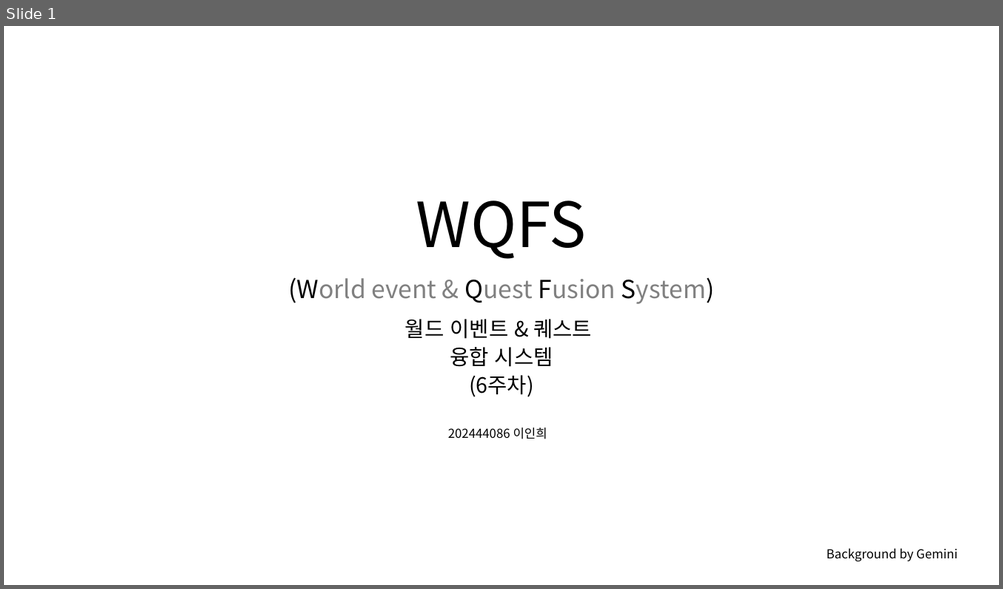
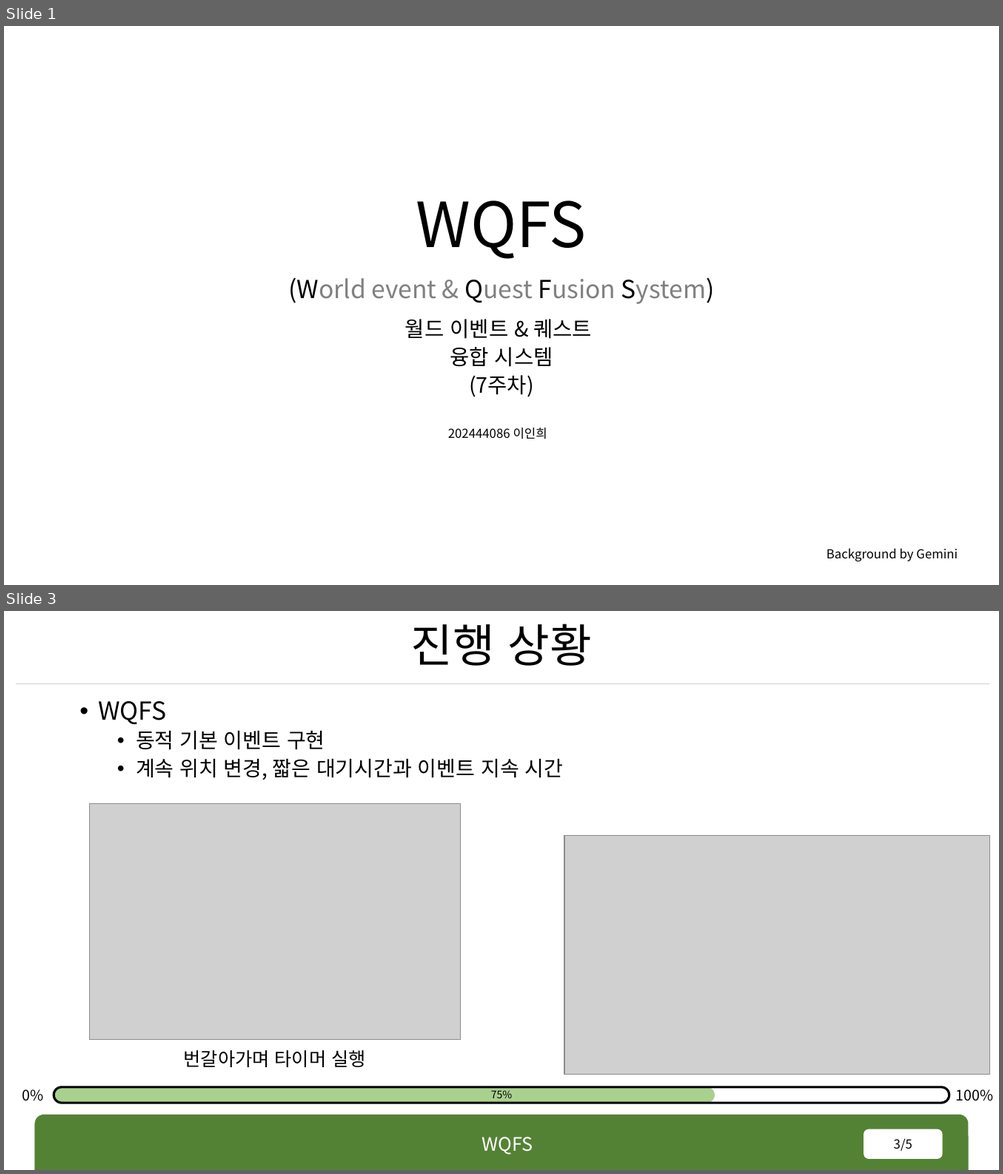
Before and after one commit to rennOobayashi/WQFS, a slide deck: WQFS.pptx. Shown one above the other, each under a label of ours: slide 1 before the commit, slides 1 and 3 after it; the slides between them are not shown. The pictures are 1003x589 and 1003x1174 pixels, drawn with LibreOffice and Linux fonts; fonts in the diff are those of the drawing; grey boxes stand for pictures; background and template pictures are left out. Boxes give left, top, right and bottom in pixels: in the first picture for what was removed or moved away, otherwise in the second. Text is boxed around its words. In the diff, an @@ line names an element or a change of style, - is before the commit and + after.

```diff
--- a/WQFS.pptx
+++ b/WQFS.pptx
@@ slide 3 added at (4, 611, 999, 1170), background #FFFFFF @@
@@ title added at (411, 624, 591, 666), 44 pt, text #000000 @@
+진행 상황
@@ line added from (16, 684) to (990, 684), #D0CECE 0.5 pt @@
@@ text added at (99, 701, 563, 780), 20 pt, text #000000 @@
+• WQFS
+  • 동적 기본 이벤트 구현
+  • 계속 위치 변경, 짧은 대기시간과 이벤트 지속 시간
@@ picture added at (89, 804, 460, 1040) @@
@@ picture added at (564, 835, 990, 1075) @@
@@ text added at (184, 1051, 365, 1068), 18 pt, text #000000 @@
+번갈아가며 타이머 실행
@@ text added at (22, 1090, 44, 1102), 14 pt, text #000000 @@
+0%
@@ rounded rectangle added at (54, 1088, 715, 1103), fill #A9D18E @@
@@ rounded rectangle added at (54, 1088, 949, 1103), outline #000000 2.25 pt @@
@@ text added at (491, 1091, 512, 1102), 10 pt, text #000000 @@
+75%
@@ text added at (956, 1090, 993, 1102), 14 pt, text #000000 @@
+100%
@@ round same rect added at (34, 1116, 968, 1170), fill #548235 @@
@@ text added at (481, 1137, 532, 1155), 18 pt, text #FFFFFF @@
+WQFS
@@ page number added at (864, 1130, 942, 1159), fill #FFFFFF, 12 pt, text #000000 @@
+3/5
@@ slide 1 changed as well @@
@@ text at (469, 375, 534, 397): text changed @@
-(6주차)
+(7주차)
```
Also in this commit, not shown: 2 other slides changed, 1 other slide added, 1 slide removed, 13 other files.
